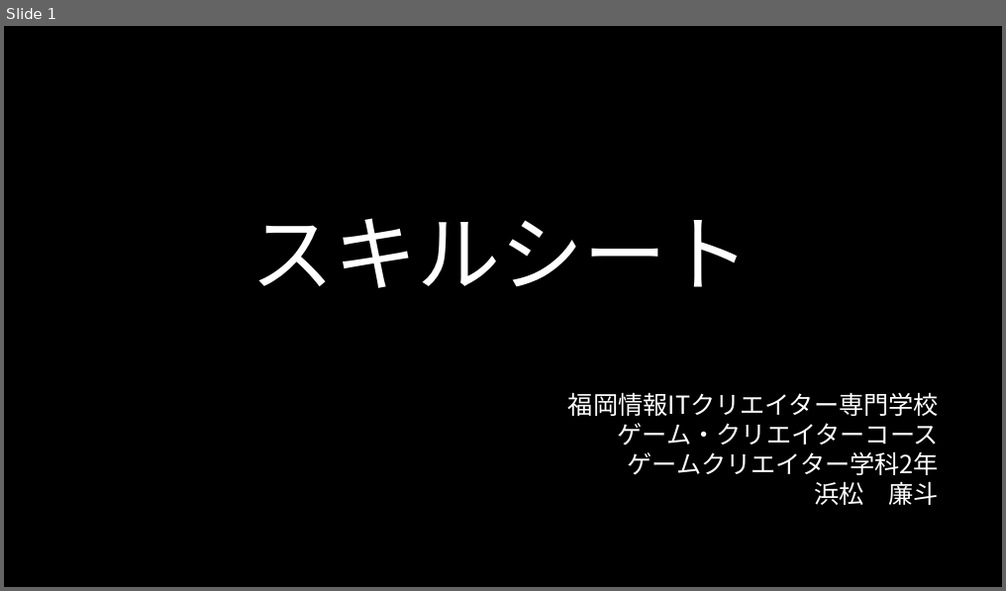
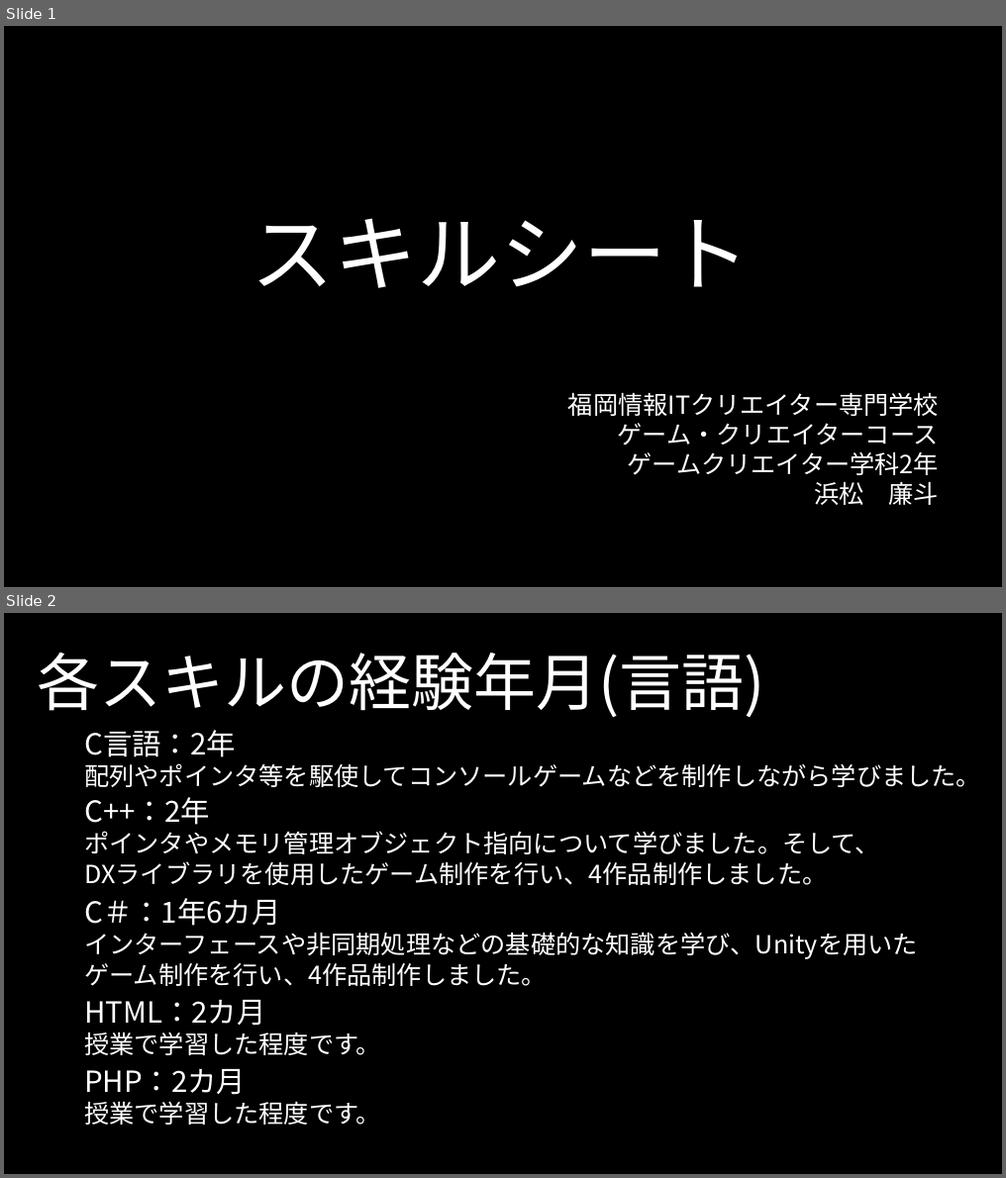
Before and after one commit to Hmmtrnt/Protfolio, a slide deck: スキルシート.pptx. Shown one above the other, each under a label of ours: slide 1 before the commit, slides 1 and 2 after it. The pictures are 1006x591 and 1006x1178 pixels, drawn with LibreOffice and Linux fonts; fonts in the diff are those of the drawing; background and template pictures are left out. Boxes give left, top, right and bottom in pixels: in the first picture for what was removed or moved away, otherwise in the second. Text is boxed around its words. In the diff, an @@ line names an element or a change of style, - is before the commit and + after.

```diff
--- a/スキルシート.pptx
+++ b/スキルシート.pptx
@@ slide 2 added at <box>4,613,1002,1174</box>, background picture (left out) @@
@@ text added at <box>37,652,765,717</box>, 60 pt, text #FFFFFF @@
+各スキルの経験年月(言語)
@@ text added at <box>84,730,981,787</box>, 24 pt, text #FFFFFF @@
+C言語：2年
+配列やポインタ等を駆使してコンソールゲームなどを制作しながら学びました。
@@ text added at <box>84,797,880,885</box>, 24 pt, text #FFFFFF @@
+C++：2年
+ポインタやメモリ管理オブジェクト指向について学びました。そして、
+DXライブラリを使用したゲーム制作を行い、4作品制作しました。
@@ text added at <box>84,898,918,986</box>, 24 pt, text #FFFFFF @@
+C＃：1年6カ月
+インターフェースや非同期処理などの基礎的な知識を学び、Unityを用いた
+ゲーム制作を行い、4作品制作しました。
@@ text added at <box>84,1000,381,1056</box>, 24 pt, text #FFFFFF @@
+HTML：2カ月
+授業で学習した程度です。
@@ text added at <box>84,1069,381,1125</box>, 24 pt, text #FFFFFF @@
+PHP：2カ月
+授業で学習した程度です。
```
Also in this commit, not shown: 1 other slide added, 1 slide removed.
